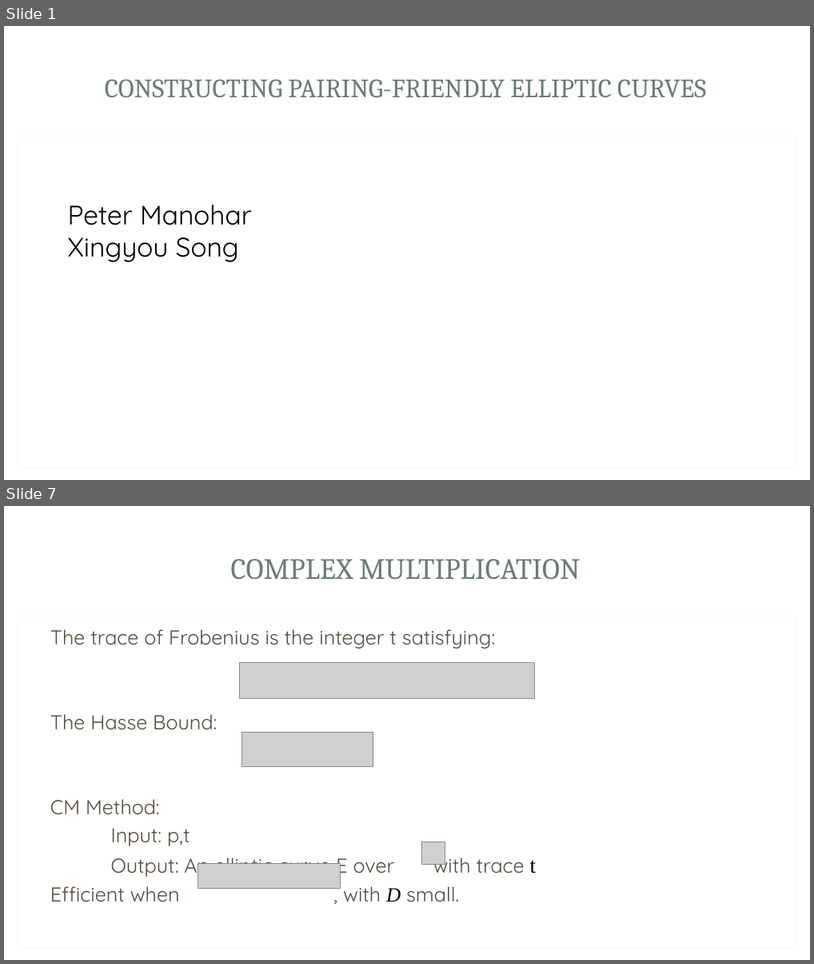
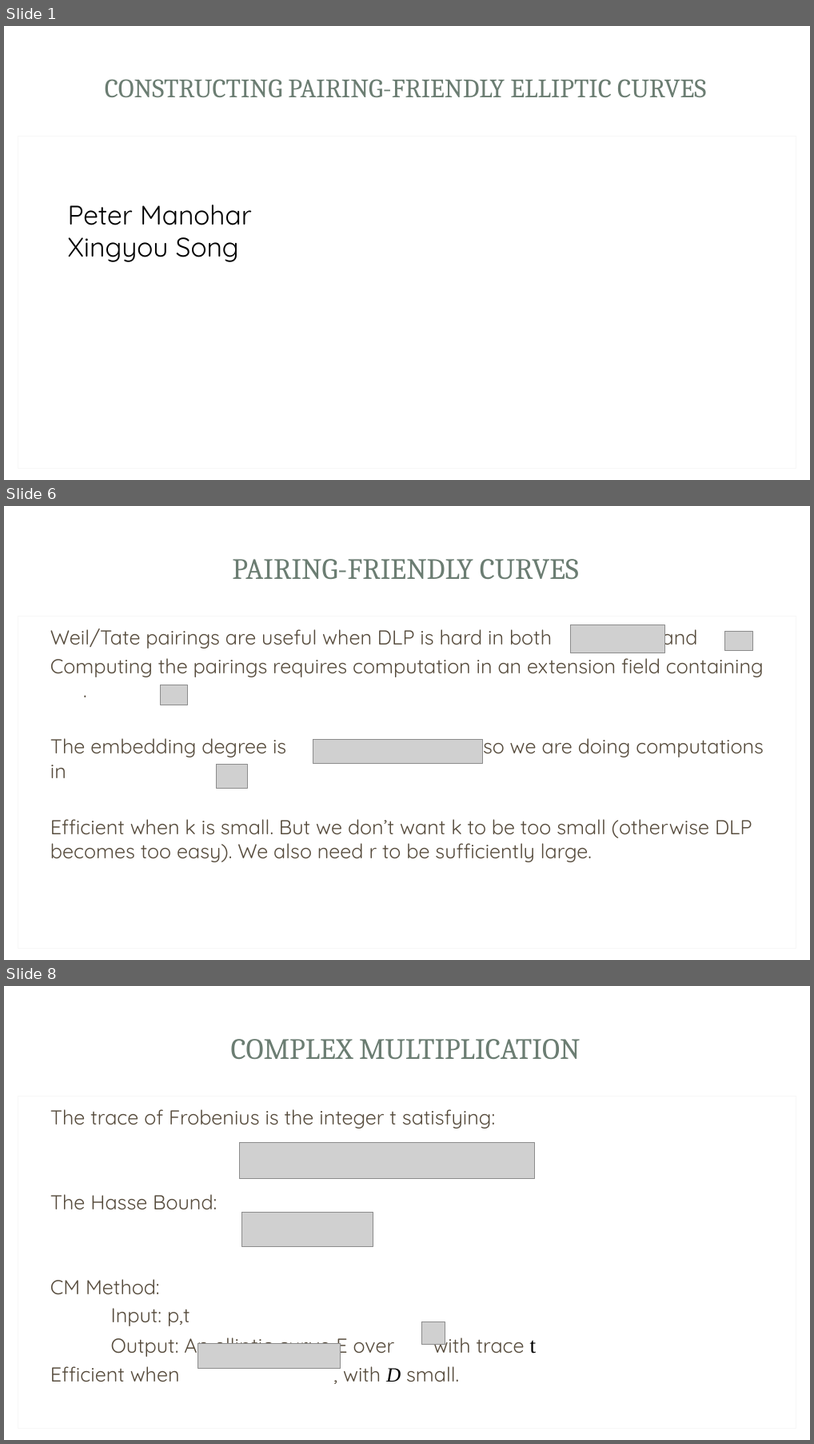
Before and after one commit to Srizzle/CS276-Project-Writeup, a slide deck: Presentation.ppt.pptx. Shown one above the other, each under a label of ours: slides 1 and 7 before the commit, slides 1, 6 and 8 after it; the slides between them are not shown. The pictures are 814x964 and 814x1444 pixels, drawn with LibreOffice and Linux fonts; fonts in the diff are those of the drawing; grey boxes stand for pictures; background and template pictures are left out. Boxes give left, top, right and bottom in pixels: in the first picture for what was removed or moved away, otherwise in the second. Text is boxed around its words. In the diff, an @@ line names an element or a change of style, - is before the commit and + after.

```diff
--- a/Presentation.ppt.pptx
+++ b/Presentation.ppt.pptx
@@ slide 6 added at (4,506,810,960), background picture (left out); not listed: 3 template elements that a slide beside it also shows @@
@@ title added at (232,559,579,579), 35 pt, text #6B7D72 @@
+PAIRING-FRIENDLY CURVES
@@ rectangle added at (18,616,797,948), fill #FFFFFF, outline #F7F7F7 0.75 pt @@
@@ text added at (50,624,764,862), 24 pt, text #564B3C @@
+Weil/Tate pairings are useful when DLP is hard in both and
+Computing the pairings requires computation in an extension field containing .
+The embedding degree is , so we are doing computations in
+Efficient when k is small. But we don’t want k to be too small (otherwise DLP becomes too easy). We also need r to be sufficiently large.
@@ picture added at (571,624,666,652) @@
@@ picture added at (726,631,754,651) @@
@@ picture added at (160,685,188,705) @@
@@ picture added at (313,739,483,763) @@
@@ picture added at (216,764,248,788) @@
@@ what was slide 7 is now slide 8 @@
```
Also in this commit, not shown: 6 slides changed, 5 other slides added, 5 slides removed, 4 other files.
